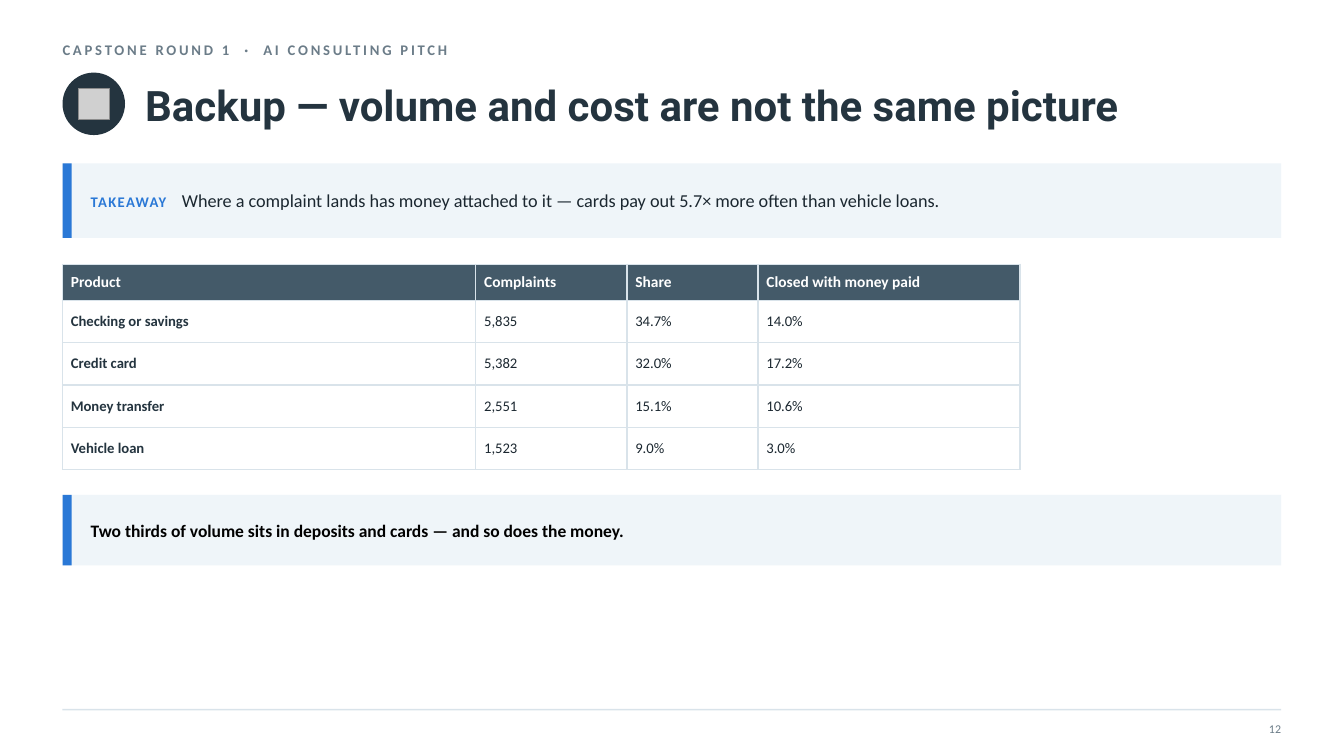
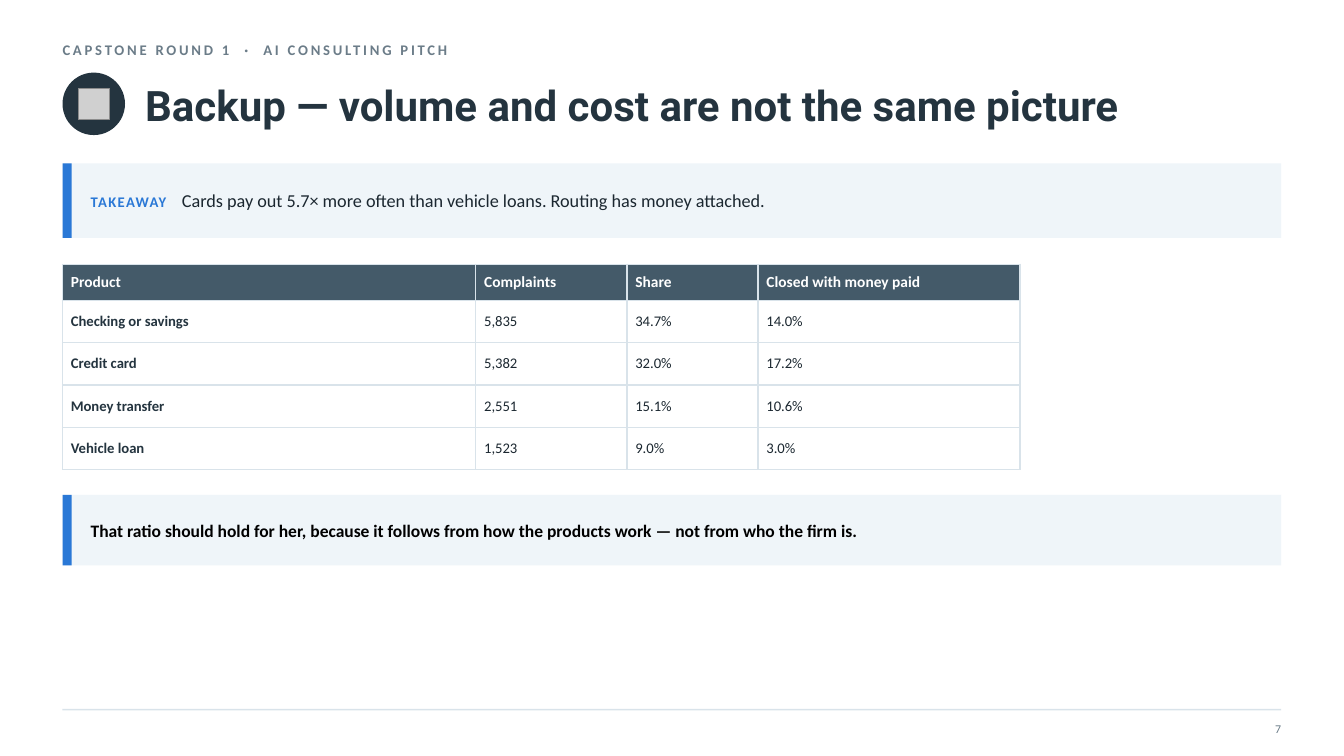
Before and after one commit to nyelugo/PROJECT-Capstone-AI-Consulting, a slide deck: slide 9 of presentation/round1_pitch.pptx (slide 14 before the commit). Drawn at 1344x756 pixels with LibreOffice and Linux fonts; fonts in the diff are those of the drawing; grey boxes stand for pictures. Boxes give left, top, right and bottom in pixels: in the first picture for what was removed or moved away, otherwise in the second. Text is boxed around its words. In the diff, an @@ line names an element or a change of style, - is before the commit and + after.

```diff
--- a/presentation/round1_pitch.pptx
+++ b/presentation/round1_pitch.pptx
@@ text at (x1=91, y1=194, x2=765, y2=210): text changed @@
-TAKEAWAY Where a complaint lands has money attached to it — cards pay out 5.7× more often than vehicle loans.
+TAKEAWAY Cards pay out 5.7× more often than vehicle loans. Routing has money attached.
@@ text at (x1=91, y1=524, x2=857, y2=540): text changed @@
-Two thirds of volume sits in deposits and cards — and so does the money.
+That ratio should hold for her, because it follows from how the products work — not from who the firm is.
@@ text at (x1=1275, y1=725, x2=1281, y2=733): text changed @@
-12
+7
```
Also in this commit, not shown: 11 other slides changed, 1 slide added, 4 slides removed, 2 other files.
